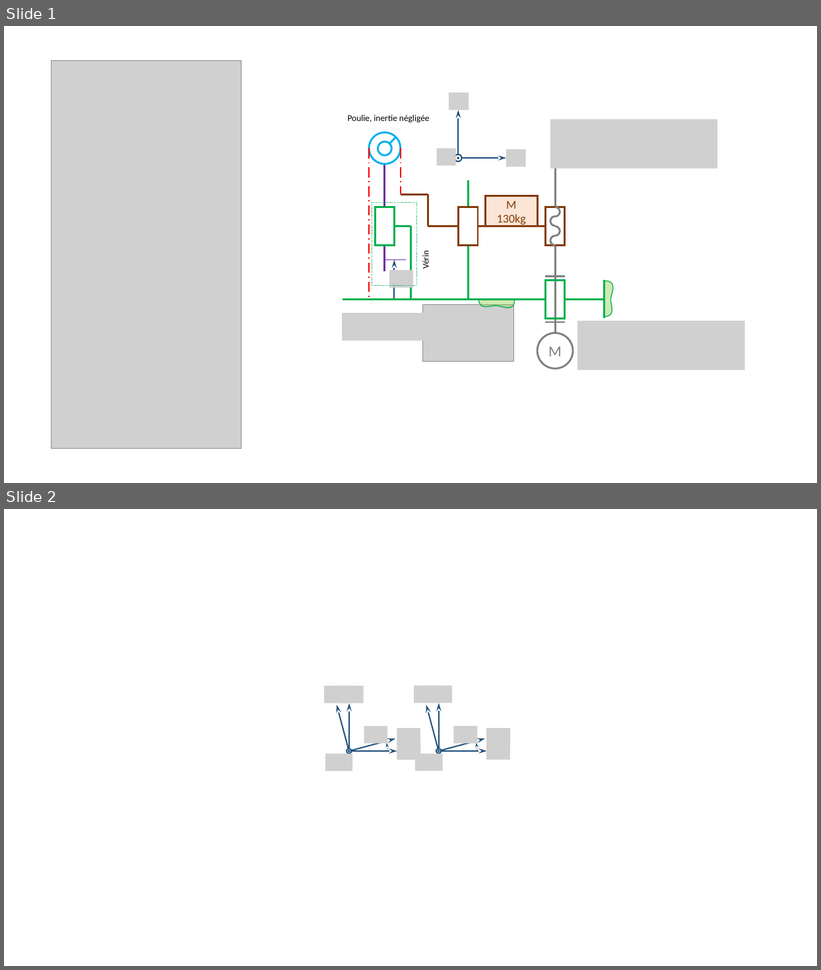
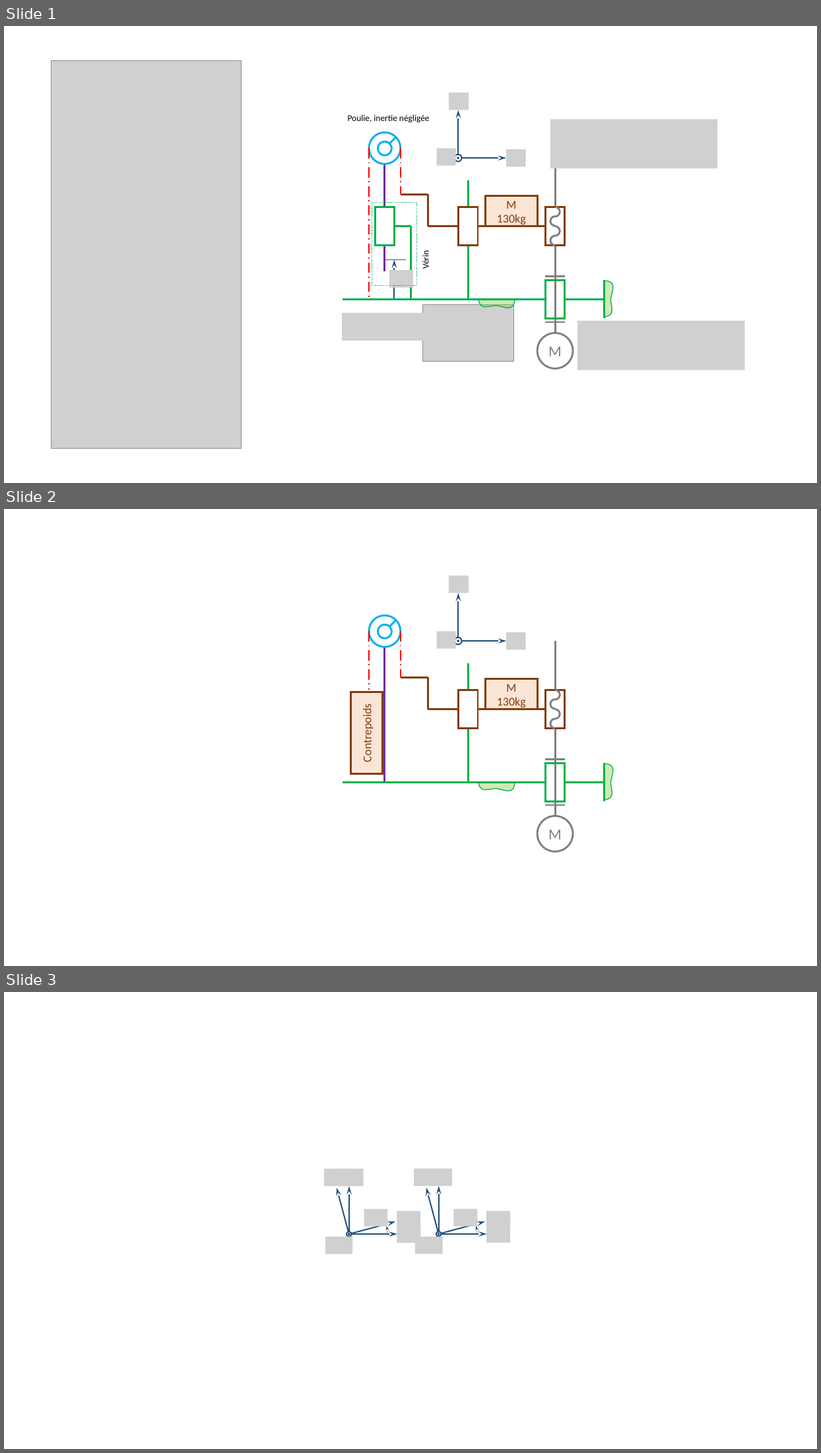
Before and after one commit to xpessoles/Cy_06_PSI_Energetique, a slide deck: Chapitre_01_Energetique/Cy_06_01_Application_04_Mammographie/images/Figures.pptx. Shown one above the other, each under a label of ours: slides 1 and 2 before the commit, slides 1, 2 and 3 after it. The pictures are 821x970 and 821x1453 pixels, drawn with LibreOffice and Linux fonts; fonts in the diff are those of the drawing; grey boxes stand for pictures. Boxes give left, top, right and bottom in pixels: in the first picture for what was removed or moved away, otherwise in the second. Text is boxed around its words. In the diff, an @@ line names an element or a change of style, - is before the commit and + after.

```diff
--- a/Chapitre_01_Energetique/Cy_06_01_Application_04_Mammographie/images/Figures.pptx
+++ b/Chapitre_01_Energetique/Cy_06_01_Application_04_Mammographie/images/Figures.pptx
@@ slide 2 added at (4, 509, 817, 966), background #FFFFFF @@
@@ picture added at (449, 576, 469, 593) @@
@@ ellipse added at (370, 616, 401, 648), fill #FFFFFF, outline #00B0F0 2.25 pt @@
@@ ellipse added at (378, 625, 392, 639), fill #FFFFFF, outline #00B0F0 2.25 pt @@
@@ line added from (396, 620) to (389, 626), #00B0F0 2.25 pt @@
@@ line added from (370, 632) to (370, 690), #FF0000 1.5 pt dashed @@
@@ line added from (385, 647) to (385, 782), #7030A0 2.25 pt @@
@@ line added from (401, 632) to (401, 677), #FF0000 1.5 pt dashed @@
@@ picture added at (437, 632, 457, 650) @@
@@ group added at (455, 593, 507, 645): 2 arrows, 2 ellipses @@
@@ picture added at (506, 632, 525, 650) @@
@@ line added from (556, 817) to (556, 641), #808080 2.25 pt @@
@@ line added from (468, 663) to (468, 782), #00B050 2.25 pt @@
@@ line added from (427, 677) to (401, 677), #843C0B 2.25 pt @@
@@ line added from (428, 709) to (428, 677), #843C0B 2.25 pt @@
@@ rectangle added at (486, 679, 538, 709), fill #FBE5D6, outline #843C0B 2.25 pt, 14 pt, text #843C0B @@
+M
+130kg
@@ rectangle added at (351, 692, 383, 774), fill #FBE5D6, outline #843C0B 2.25 pt, 14 pt, text #843C0B @@
+Contrepoids
@@ rectangle added at (459, 690, 478, 729), fill #FFFFFF, outline #843C0B 2.25 pt @@
@@ rectangle added at (546, 690, 564, 729), fill #FFFFFF, outline #843C0B 2.25 pt @@
@@ line added from (459, 709) to (428, 709), #843C0B 2.25 pt @@
@@ line added from (546, 710) to (478, 710), #843C0B 2.25 pt @@
@@ group added at (550, 690, 560, 729): 4 arc (boxed as its full ellipse)s @@
@@ rectangle added at (546, 763, 564, 802), outline #00B050 2.25 pt @@
@@ line added from (546, 760) to (564, 760), #808080 2.25 pt @@
@@ freeform shape added at (604, 764, 613, 800), fill #92D050 at 44% opacity, outline #00B050 1 pt @@
@@ line added from (604, 802) to (604, 763), #00B050 2.25 pt @@
@@ line added from (546, 782) to (343, 782), #00B050 2.25 pt @@
@@ freeform shape added at (479, 782, 515, 791), fill #92D050 at 44% opacity, outline #00B050 1 pt @@
@@ line added from (564, 782) to (604, 782), #00B050 2.25 pt @@
@@ line added from (546, 805) to (564, 805), #808080 2.25 pt @@
@@ ellipse added at (538, 817, 573, 852), outline #808080 2.25 pt, 18 pt, text #808080 @@
+M
@@ what was slide 2 is now slide 3 @@
```
Also in this commit, not shown: 4 other files.
